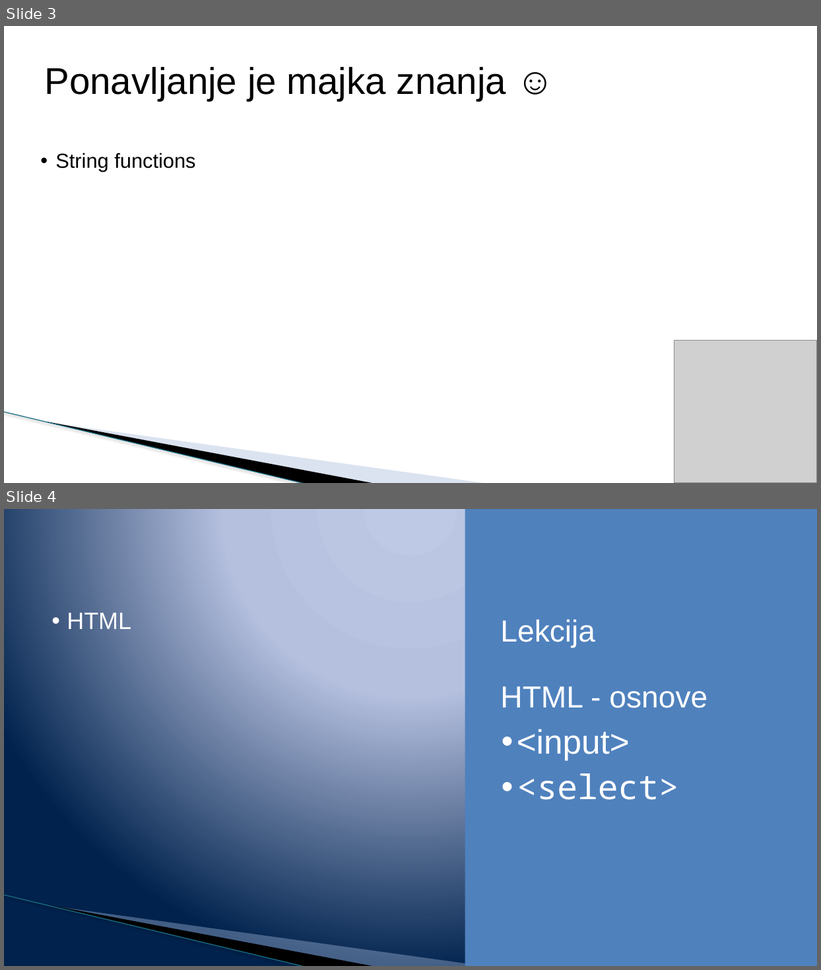
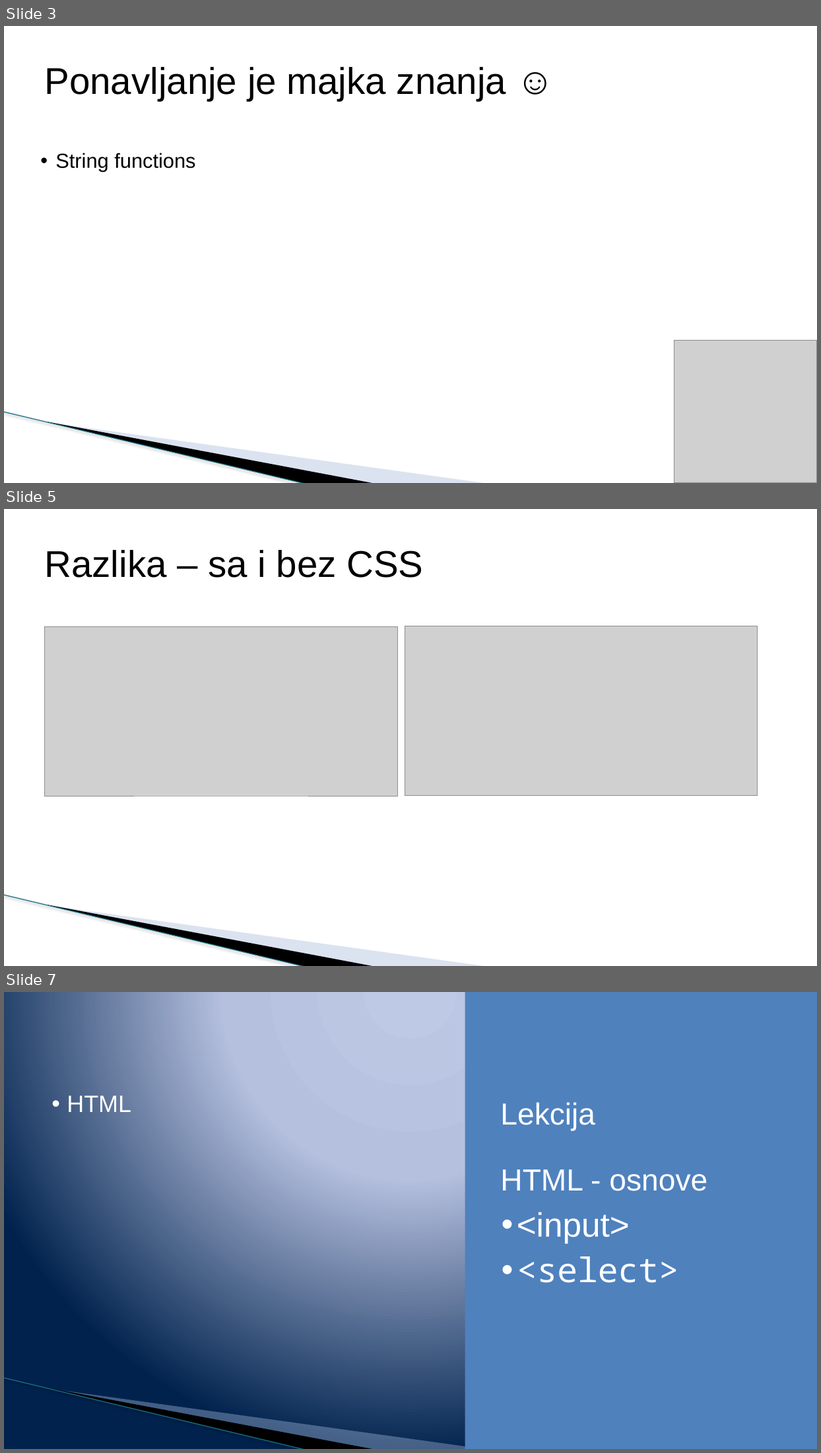
Before and after one commit to todalexcode/kurs-front-end, a slide deck: sesija-14/PPT/Front-End Developer-14.pptx. Shown one above the other, each under a label of ours: slides 3 and 4 before the commit, slides 3, 5 and 7 after it; the slides between them are not shown. The pictures are 821x970 and 821x1453 pixels, drawn with LibreOffice and Linux fonts; fonts in the diff are those of the drawing; grey boxes stand for pictures; background and template pictures are left out. Boxes give left, top, right and bottom in pixels: in the first picture for what was removed or moved away, otherwise in the second. Text is boxed around its words. In the diff, an @@ line names an element or a change of style, - is before the commit and + after.

```diff
--- a/sesija-14/PPT/Front-End Developer-14.pptx
+++ b/sesija-14/PPT/Front-End Developer-14.pptx
@@ slide 5 added at bbox=[4, 509, 817, 966], background #FFFFFF; not listed: 3 template elements that a slide beside it also shows @@
@@ title added at bbox=[45, 550, 423, 578], 44 pt, text #000000 @@
+Razlika – sa i bez CSS
@@ picture added at bbox=[45, 626, 398, 796] @@
@@ picture added at bbox=[405, 626, 758, 796] @@
@@ what was slide 4 is now slide 7 @@
```
Also in this commit, not shown: 1 slide changed, 2 other slides added, 6 other files.
